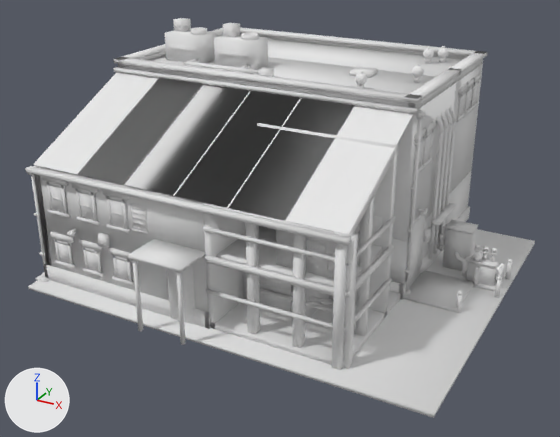
Renders of the glTF model price-of-everything-0.1/assets/supply_chain_3d/high_tech_manufactory_lvl2_contour.glb from each side of a commit.
Both versions are drawn from a 50 mm camera at (0.727, -1.403, 0.801) aimed at (-0.01, -0.064, 0.132). Arrows for +X, +Y and +Z are at lower left; the lights stay in place. The older version comes first. Vertices at exactly the same position are counted once.

The first picture shows 'high_tech_manufactory_contour'.
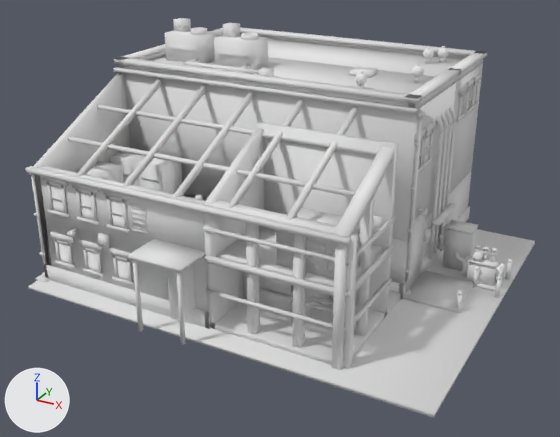
Boxes (x1, y1, x2, y2) around the edits, measured in the pictures (560 x 437 px):
part 1 of me_high_tech_manufactory_contour, deleted: before (33, 72, 413, 234)
part 2 of me_high_tech_manufactory_contour, cut back: before (418, 134, 431, 169); after (418, 134, 431, 168)
part 3 of me_high_tech_manufactory_contour, cut back: (50, 185, 129, 281) in both
part 4 of me_high_tech_manufactory_contour, cut back: before (459, 84, 478, 116); after (459, 85, 477, 116)

Diff of the bpy script that builds the scene:
```diff
--- a/price-of-everything-0.1/assets/supply_chain_3d/high_tech_manufactory_lvl2_contour.glb.py
+++ b/price-of-everything-0.1/assets/supply_chain_3d/high_tech_manufactory_lvl2_contour.glb.py
@@ me_high_tech_manufactory_contour @@
 # used by ob_high_tech_manufactory_contour; location = (0.0, 0.0, 0.0)
-me_high_tech_manufactory_contour.from_pydata(...)  # 8526 vertices, 15686 faces; spans x -0.451..0.451, y -0.419..0.419, z 0.0..0.499
+me_high_tech_manufactory_contour.from_pydata(...)  # 8414 vertices, 15532 faces; spans x -0.451..0.451, y -0.419..0.419, z 0.0..0.499
+# me_high_tech_manufactory_contour part 1: the loose piece of 24 vertices spanning x -0.43..0.27, y -0.34..-0.054, z 0.268..0.404 is deleted
+# me_high_tech_manufactory_contour part 2
+# 16 vertices are removed from x 0.271..0.272, y -0.033..0.054, z 0.275..0.337
+# 52 faces are deleted
+# 28 new faces join them
+# me_high_tech_manufactory_contour part 3
+# 48 vertices are removed from x -0.391..-0.197, y -0.342..-0.341, z 0.058..0.236
+# 156 faces are deleted
+# 84 new faces join them
+# me_high_tech_manufactory_contour part 4
+# 24 vertices are removed from x 0.271..0.272, y 0.24..0.377, z 0.314..0.368
+# 78 faces are deleted
+# 42 new faces join them
 me_high_tech_manufactory_contour.materials.append(mat_paint)
```
